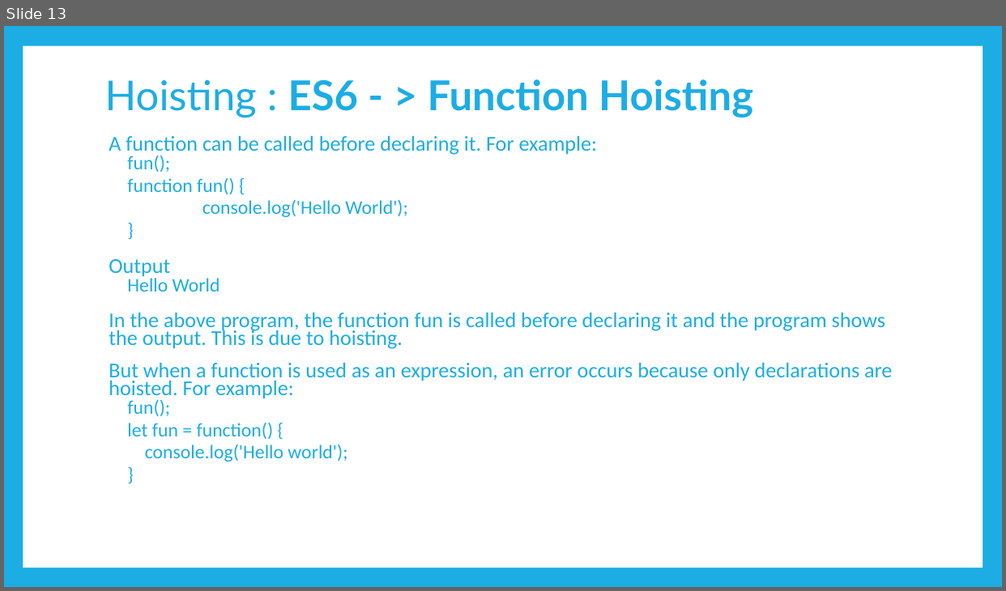
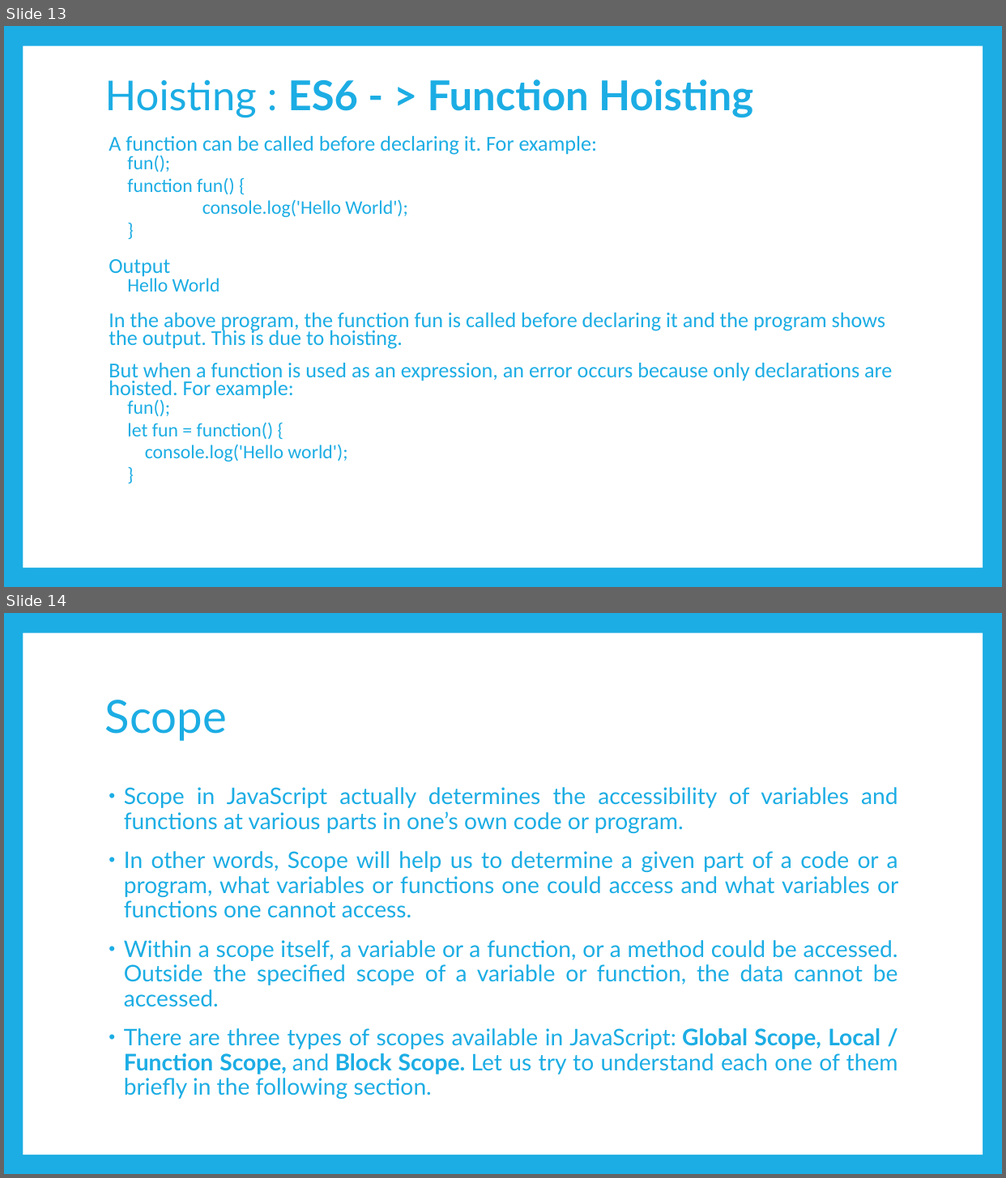
Before and after one commit to PramodJana/JavaScript, a slide deck: GFG JS Course Curriculam/Articles/009 JS Bonus Concept.pptx. Shown one above the other, each under a label of ours: slide 13 before the commit, slides 13 and 14 after it. The pictures are 1006x591 and 1006x1178 pixels, drawn with LibreOffice and Linux fonts; fonts in the diff are those of the drawing. Boxes give left, top, right and bottom in pixels: in the first picture for what was removed or moved away, otherwise in the second. Text is boxed around its words. In the diff, an @@ line names an element or a change of style, - is before the commit and + after.

```diff
--- a/GFG JS Course Curriculam/Articles/009 JS Bonus Concept.pptx
+++ b/GFG JS Course Curriculam/Articles/009 JS Bonus Concept.pptx
@@ slide 14 added at bbox=[4, 613, 1002, 1174], background #1CADE4; not listed: 1 template element that a slide beside it also shows @@
@@ title added at bbox=[105, 700, 227, 741], 44 pt, text #1CADE4 @@
+Scope
@@ text added at bbox=[124, 787, 898, 1099], 22 pt, text #1CADE4 @@
+• Scope in JavaScript actually determines the accessibility of variables and functions at various parts in one’s own code or program.
+• In other words, Scope will help us to determine a given part of a code or a program, what variables or functions one could access and what variables or functions one cannot access.
+• Within a scope itself, a variable or a function, or a method could be accessed. Outside the specified scope of a variable or function, the data cannot be accessed.
+• There are three types of scopes available in JavaScript: Global Scope, Local / Function Scope, and Block Scope. Let us try to understand each one of them briefly in the following section.
```
Also in this commit, not shown: 5 other slides added.
